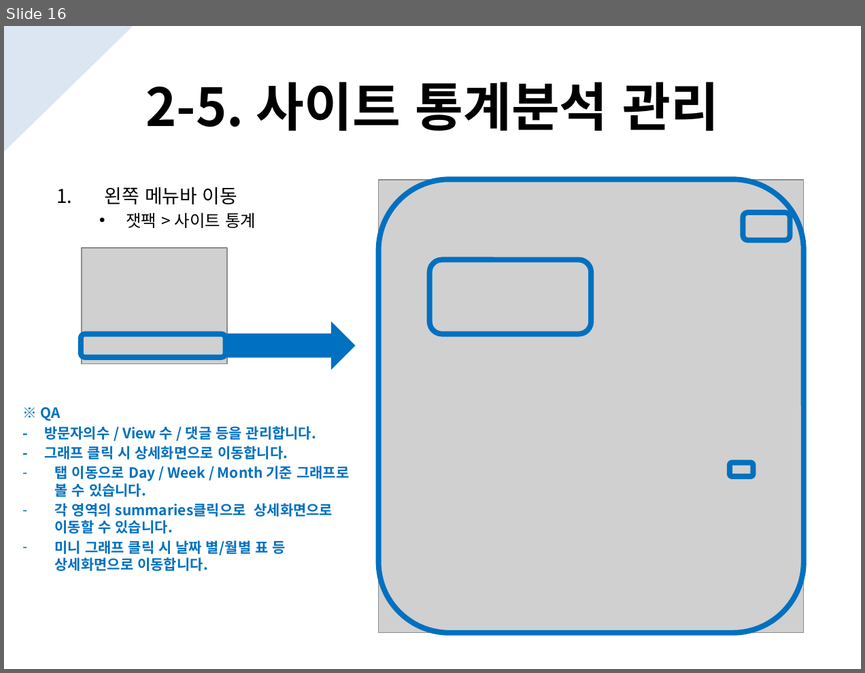
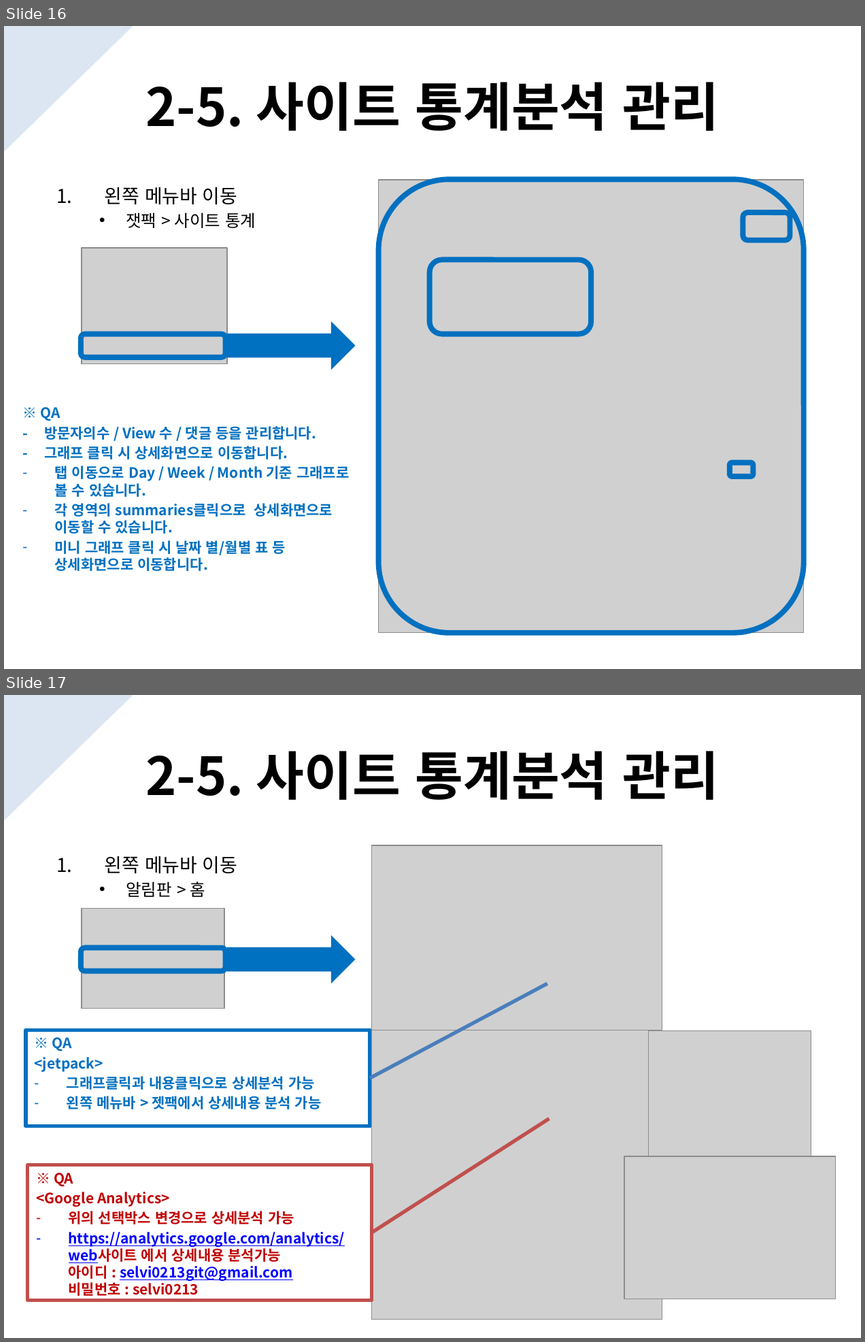
Before and after one commit to selvi0213git/selvi, a slide deck: 01.docs/[SELVI] 사이트 운영 가이드.pptx. Shown one above the other, each under a label of ours: slide 16 before the commit, slides 16 and 17 after it. The pictures are 865x673 and 865x1342 pixels, drawn with LibreOffice and Linux fonts; fonts in the diff are those of the drawing; grey boxes stand for pictures; background and template pictures are left out. Boxes give left, top, right and bottom in pixels: in the first picture for what was removed or moved away, otherwise in the second. Text is boxed around its words. In the diff, an @@ line names an element or a change of style, - is before the commit and + after.

```diff
--- a/01.docs/[SELVI] 사이트 운영 가이드.pptx
+++ b/01.docs/[SELVI] 사이트 운영 가이드.pptx
@@ slide 17 added at box(4, 695, 861, 1338), background #FFFFFF; not listed: 1 template element that a slide beside it also shows @@
@@ title added at box(145, 751, 719, 800), 44 pt, text #000000, bold @@
+2-5. 사이트 통계분석 관리
@@ text added at box(105, 856, 237, 897), 16 pt, text #000000 @@
+1. 왼쪽 메뉴바 이동
+  • 알림판 > 홈
@@ picture added at box(372, 845, 662, 1090) @@
@@ picture added at box(82, 909, 225, 1008) @@
@@ right arrow added at box(227, 935, 356, 984), fill #0070C0 @@
@@ rounded rectangle added at box(81, 948, 226, 971), outline #0070C0 4.5 pt @@
@@ line added from (370, 1078) to (547, 984), #4B7EBC 3 pt @@
@@ text added at box(26, 1030, 370, 1126), outline #0070C0 3 pt, 12 pt, text #0070C0, bold @@
+※ QA
+<jetpack>
+– 그래프클릭과 내용클릭으로 상세분석 가능
+– 왼쪽 메뉴바 > 젯팩에서 상세내용 분석 가능
@@ picture added at box(372, 1030, 662, 1320) @@
@@ picture added at box(649, 1031, 811, 1156) @@
@@ line added from (372, 1232) to (549, 1118), #C0504D 3 pt @@
@@ picture added at box(624, 1156, 835, 1299) @@
@@ text added at box(28, 1164, 373, 1299), fill #FFFFFF, outline #C0504D 3 pt, 12 pt, text #C00000, bold @@
+※ QA
+<Google Analytics>
+– 위의 선택박스 변경으로 상세분석 가능
+– https://analytics.google.com/analytics/web사이트 에서 상세내용 분석가능
+  아이디 : selvi0213git@gmail.com
+  비밀번호 : selvi0213
```
Also in this commit, not shown: 2 slides changed, 21 other files.
